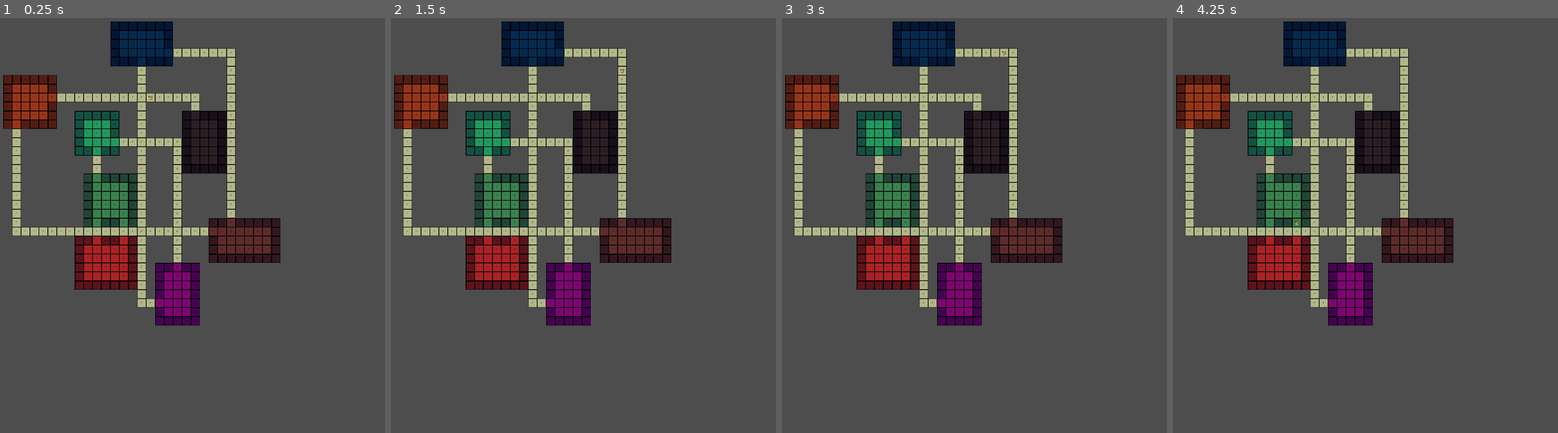
Above: before the commit, frames 1-4 (left to right).
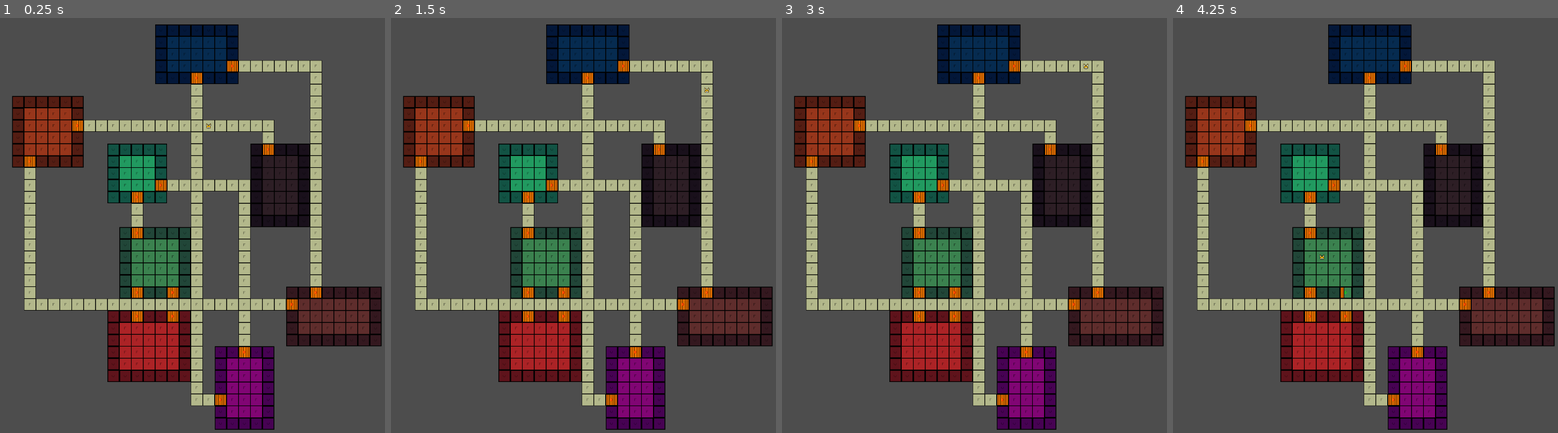
Above: after the commit, the same moments.

Repository: alanb33/GodotDungeonGame
Game: Godot game, scene res://Scenes/GameScene.tscn
The game is run twice, just before and just after one commit, with the same random seed, the same clock (stepped at 60 frames per second) and the same inputs.
Inputs:
- Up to frame 1 (0.25 s): no input
- Up to frame 2 (1.5 s): tap Enter (ui_accept) at 0.5, 0.77, 1.25 s; hold Right (ui_right) 0.53-1.28 s; hold Down (ui_down) from 1.28 s (still down)
- Up to frame 3 (3 s): tap Enter (ui_accept) at 1.52, 2, 2.75 s; release Down (ui_down) at 2.03 s; hold Right (ui_right) 2.03-2.78 s; hold Up (ui_up) from 2.78 s (still down)
- Up to frame 4 (4.25 s): tap Enter (ui_accept) at 3.02, 3.5, 3.77 s; release Up (ui_up) at 3.53 s; hold Left (ui_left) from 3.53 s (still down)

The runs differ from the first frame. In frame 1, 46% of the frame differs, in the area x 0-100%, y 0-100%; in frame 2, 46%; in frame 3, 46%; in frame 4, 46%.

Commit message:
Add basic Feature code and the Door

Diff:
--- a/Scenes/EntityMovementController.gd
+++ b/Scenes/EntityMovementController.gd
@@ -36,8 +36,16 @@
 		if dest_tile.terrain.impassable:
 			print("You bump against the wall!")
 		else:
-			entity.coordinate.make_equal_to(dest_tile.coordinate)
-			entity.position = dest_tile.position
+			if dest_tile.feature:
+				if not dest_tile.feature.blocking_contact:
+					_move_entity(entity, dest_tile)
+				dest_tile.feature.do_entity_contact()
+			else:
+				_move_entity(entity, dest_tile)
+
+func _move_entity(entity: Entity, dest_tile: Tile):
+	entity.coordinate.make_equal_to(dest_tile.coordinate)
+	entity.position = dest_tile.position
 
 func _test_links():
 	assert(_entity_manager != null, "EMC has a null EM link")
--- a/Scenes/Player.tscn
+++ b/Scenes/Player.tscn
@@ -11,6 +11,6 @@
 [node name="Components" type="Node2D" parent="."]
 
 [node name="Sprite" parent="Components" instance=ExtResource("2_5t86x")]
-z_index = 1
+z_index = 2
 
 [node name="PlayerMovementController" parent="Components" instance=ExtResource("3_ry8x2")]
--- a/Scenes/TileMaker.gd
+++ b/Scenes/TileMaker.gd
@@ -8,6 +8,7 @@
 
 var _tile_floor_scene: PackedScene = preload("res://Scenes/Terrain/TileFloor.tscn")
 var _tile_wall_scene: PackedScene = preload("res://Scenes/Terrain/TileWall.tscn")
+var _tile_feature_door: PackedScene = preload("res://Scripts/Tile/Feature/FeatureScenes/FeatureDoor.tscn")
 
 func _assemble_room_candidate():
 
@@ -164,8 +165,17 @@
 		build_room()
 
 	build_hallways()
+	_place_doors()
 
 	dungeon_built.emit()
+
+func _place_doors():
+	for room: Room in _level_manager.get_rooms():
+		var passable_edge_coordinates: Dictionary = room.get_passable_edge_tiles()
+		if not passable_edge_coordinates.is_empty():
+			for coordinate in passable_edge_coordinates.keys():
+				var tile: Tile = room.get_tile_by_coordinate_string(coordinate)
+				tile.feature = _tile_feature_door.instantiate()
 
 func _test_links():
 	assert(_tile_floor_scene.can_instantiate(), "Cannot instantiate Floor Scene")
--- a/Scripts/Generation/Room.gd
+++ b/Scripts/Generation/Room.gd
@@ -33,6 +33,24 @@
 	if _all_tiles.get(coordinate_string):
 		return true
 	return false
+
+func get_passable_edge_tiles() -> Dictionary:
+	var edge_x = [pos.x, pos.x + size.x - 1]
+	var edge_y = [pos.y, pos.y + size.y - 1]
+
+	var passable_edges = {}
+
+	for tile_key in _all_tiles.keys():
+		var tile: Tile = _all_tiles[tile_key]
+		var coord = tile.coordinate.string
+		if tile.coordinate.vector2.x in edge_x:
+			if not tile.terrain.impassable:
+				passable_edges[coord] = true
+		if tile.coordinate.vector2.y in edge_y:
+			if not tile.terrain.impassable:
+				passable_edges[coord] = true
+
+	return passable_edges
 
 func is_coordinate_string_in_corner(coordinate_string: String):
 	var nw = TileUtil.vector_to_coordinate_string(pos.x, pos.y)
--- /dev/null
+++ b/Scripts/Tile/Feature/Feature.gd
@@ -0,0 +1,31 @@
+class_name Feature
+extends Node2D
+
+@export var transparent = false
+@export var blocking_contact = false
+
+var _sprite = null
+var sprite: Sprite2D:
+	get:
+		return _sprite
+	set(value):
+		_sprite = value
+
+func do_entity_contact():
+	assert(false, "Base Feature not implemented error")
+
+func resize():
+	# Base size is 32x32.
+	sprite.scale.x = TileInfo.CURRENT_DIMENSIONS.x / TileInfo.BASE_DIMENSIONS.x
+	sprite.scale.y = TileInfo.CURRENT_DIMENSIONS.y / TileInfo.BASE_DIMENSIONS.y
+
+func _prepare_sprite():
+	pass
+
+# Called when the node enters the scene tree for the first time.
+func _ready():
+	_prepare_sprite()
+
+# Called every frame. 'delta' is the elapsed time since the previous frame.
+func _process(delta):
+	pass
--- /dev/null
+++ b/Scripts/Tile/Feature/FeatureDoor.gd
@@ -0,0 +1,37 @@
+class_name FeatureDoor
+extends Feature
+
+var _closed_texture: Texture = preload("res://Sprites/Door_Closed.png")
+var _open_texture: Texture = preload("res://Sprites/Door_Open.png")
+
+var _closed = true
+
+func _close():
+	$Sprite2D.texture = _closed_texture
+	blocking_contact = true
+	_closed = true
+	transparent = false
+
+func _open():
+	$Sprite2D.texture = _open_texture
+	blocking_contact = false
+	_closed = false
+	transparent = true
+
+func do_entity_contact():
+	if _closed:
+		_open()
+		print("Opening door")
+	else:
+		print("Passing open door")
+
+func _prepare_sprite():
+	# TODO: Turn the base Feature into a scene so we don't need to instantiate in every child.
+	_sprite = $Sprite2D
+	print(str($Sprite2D))
+	assert(_sprite != null, "FeatureDoor tried to work with a null Sprite")
+	resize()
+
+func _ready():
+	_prepare_sprite()
+	_close()
--- /dev/null
+++ b/Scripts/Tile/Feature/FeatureScenes/FeatureDoor.tscn
@@ -0,0 +1,12 @@
+[gd_scene load_steps=3 format=3 uid="uid://cc8q61ggvyn4y"]
+
+[ext_resource type="Script" path="res://Scripts/Tile/Feature/FeatureDoor.gd" id="1_3ptes"]
+[ext_resource type="Texture2D" uid="uid://2vfq58n86uw5" path="res://Sprites/Door_Closed.png" id="2_7270b"]
+
+[node name="FeatureDoor" type="Node2D"]
+script = ExtResource("1_3ptes")
+
+[node name="Sprite2D" type="Sprite2D" parent="."]
+z_index = 1
+texture = ExtResource("2_7270b")
+offset = Vector2(16, 16)
--- a/Scripts/Tile/Tile.gd
+++ b/Scripts/Tile/Tile.gd
@@ -8,6 +8,19 @@
 var coordinate: Coordinate = Coordinate.new()
 
 @export var terrain: Terrain
+var _feature: Feature = null
+var feature: Feature:
+	get:
+		return _feature
+	set(new_feature):
+		assert(new_feature != null, "Tile tried to instantiate null feature")
+		assert(new_feature is Feature, "New feature is not type FeatureDoor but " + str(typeof(new_feature)))
+		if _feature != null:
+			_feature.queue_free()
+			_feature = null
+		_feature = new_feature
+		add_child(_feature)
+		print(_feature.get_child_count())
 var items = []
 var entity = null
 
@@ -19,5 +32,7 @@
 
 func resize():
 	terrain.resize()
+	if feature:
+		feature.resize()
 	position.x = TileInfo.CURRENT_DIMENSIONS.x * (coordinate.vector2.x)
 	position.y = TileInfo.CURRENT_DIMENSIONS.y * (coordinate.vector2.y)
--- a/Scripts/Tile/TileInfo.gd
+++ b/Scripts/Tile/TileInfo.gd
@@ -1,4 +1,4 @@
 class_name TileInfo
 
 const BASE_DIMENSIONS: Vector2 = Vector2(32, 32)
-static var CURRENT_DIMENSIONS: Vector2 = BASE_DIMENSIONS * 0.75
+static var CURRENT_DIMENSIONS: Vector2 = BASE_DIMENSIONS
